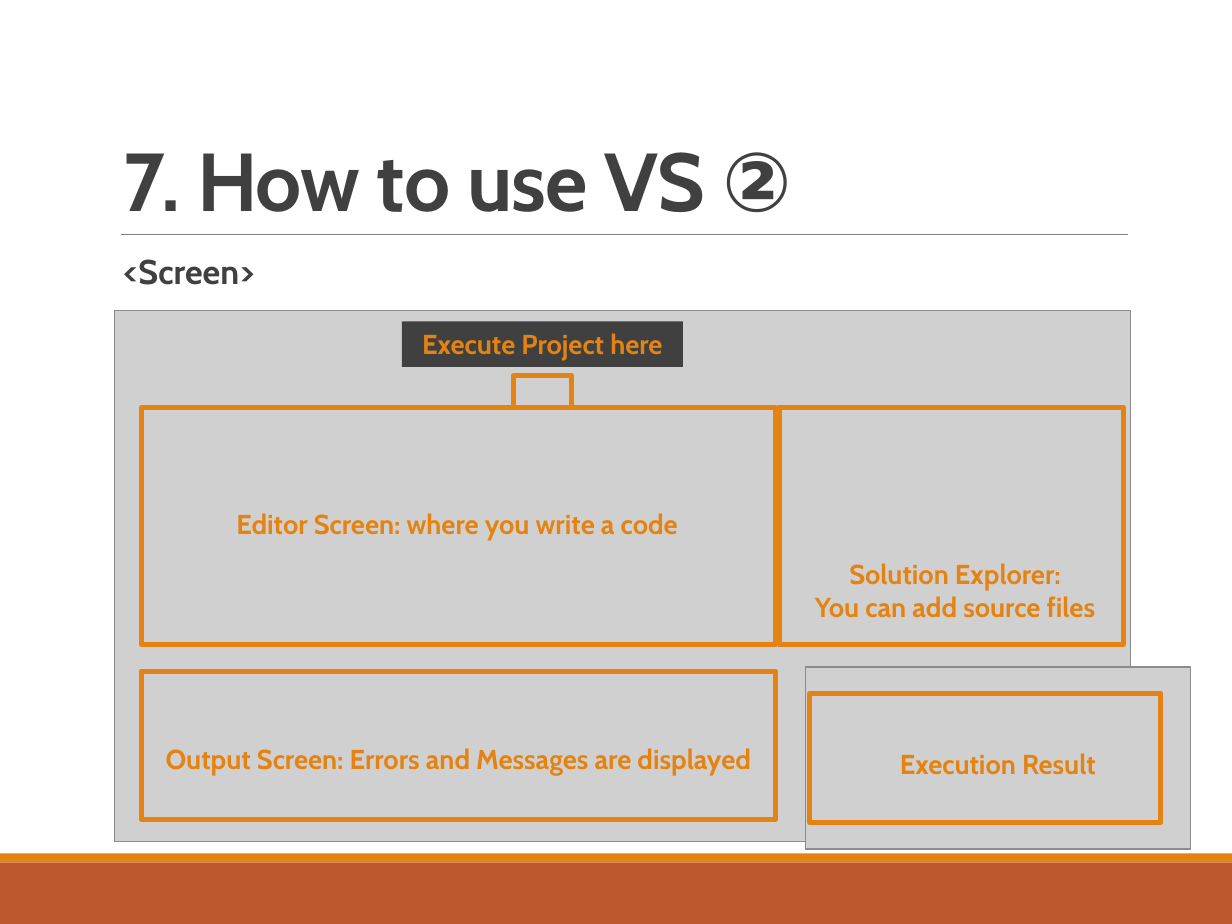
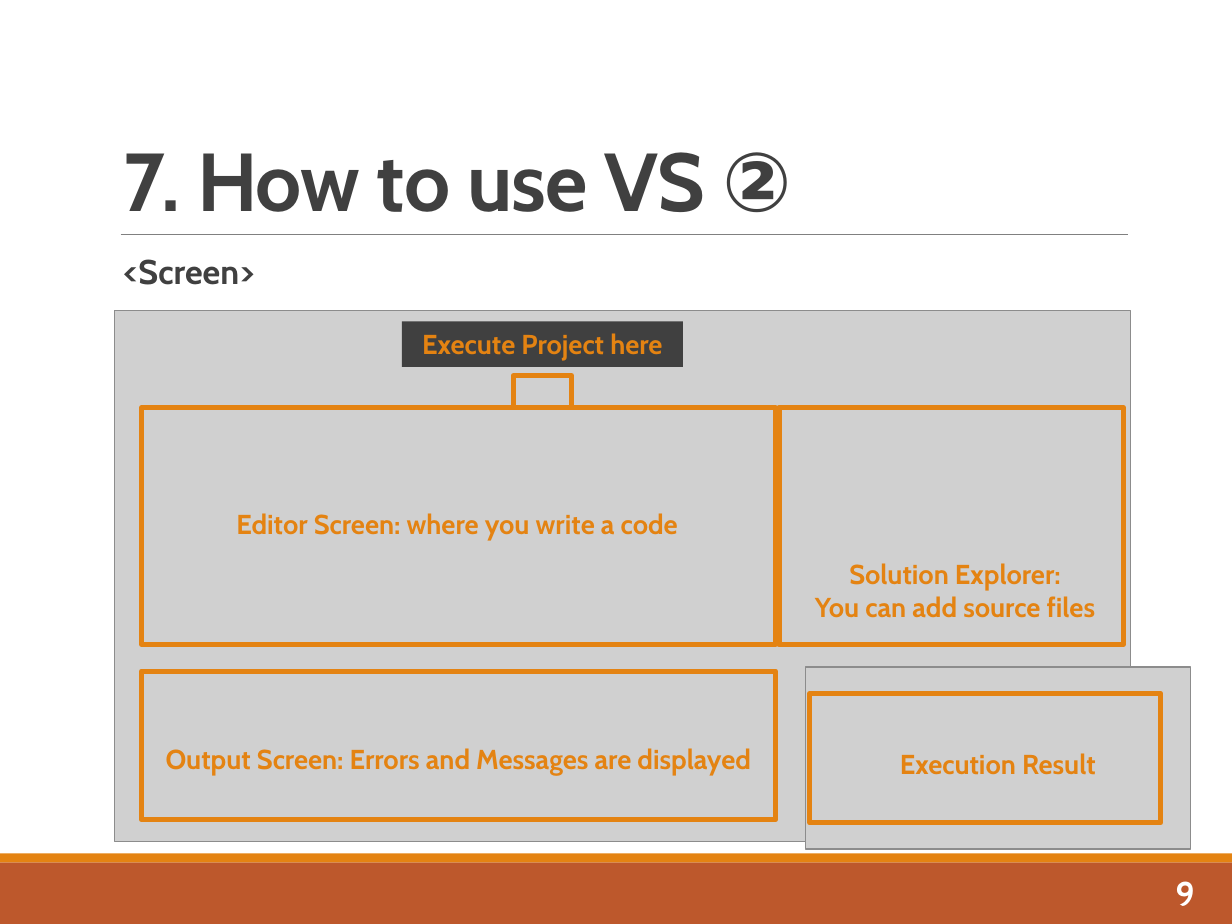
Before and after one commit to whcitizen/citizen-_task, a slide deck: slide 11 of 02_working/07_IDE/02_スライド/IDE&VS_20180508.pptx. Drawn at 1232x924 pixels with LibreOffice and Linux fonts; fonts in the diff are those of the drawing; grey boxes stand for pictures. Boxes give left, top, right and bottom in pixels: in the first picture for what was removed or moved away, otherwise in the second. Text is boxed around its words. In the diff, an @@ line names an element or a change of style, - is before the commit and + after.

```diff
--- a/02_working/07_IDE/02_スライド/IDE&VS_20180508.pptx
+++ b/02_working/07_IDE/02_スライド/IDE&VS_20180508.pptx
@@ text added at (1176, 881, 1195, 906), 20 pt, text #FFFFFF, bold @@
+9
```
Also in this commit, not shown: 10 other slides changed, 1 slide added, 1 slide removed.
